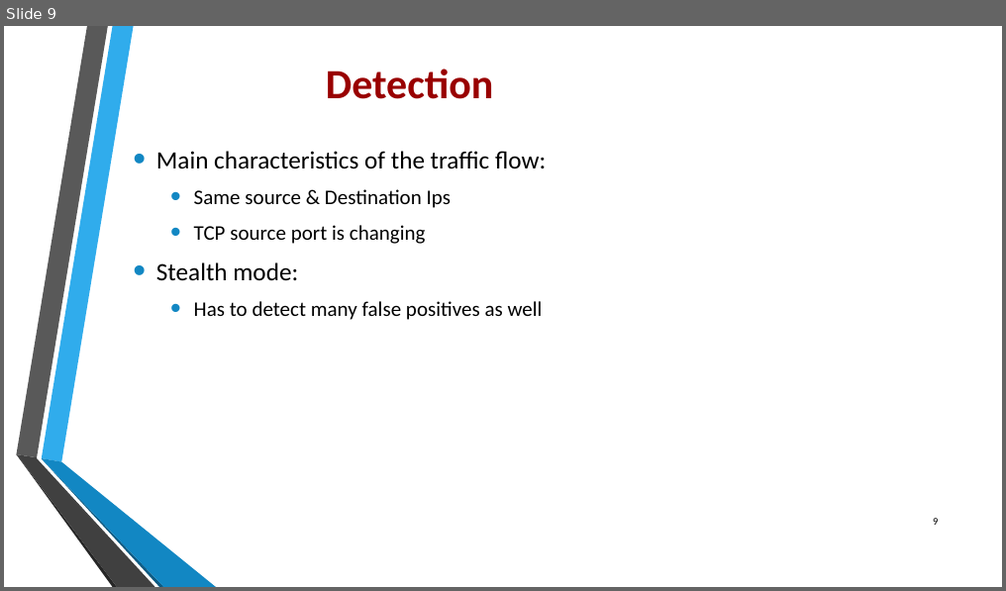
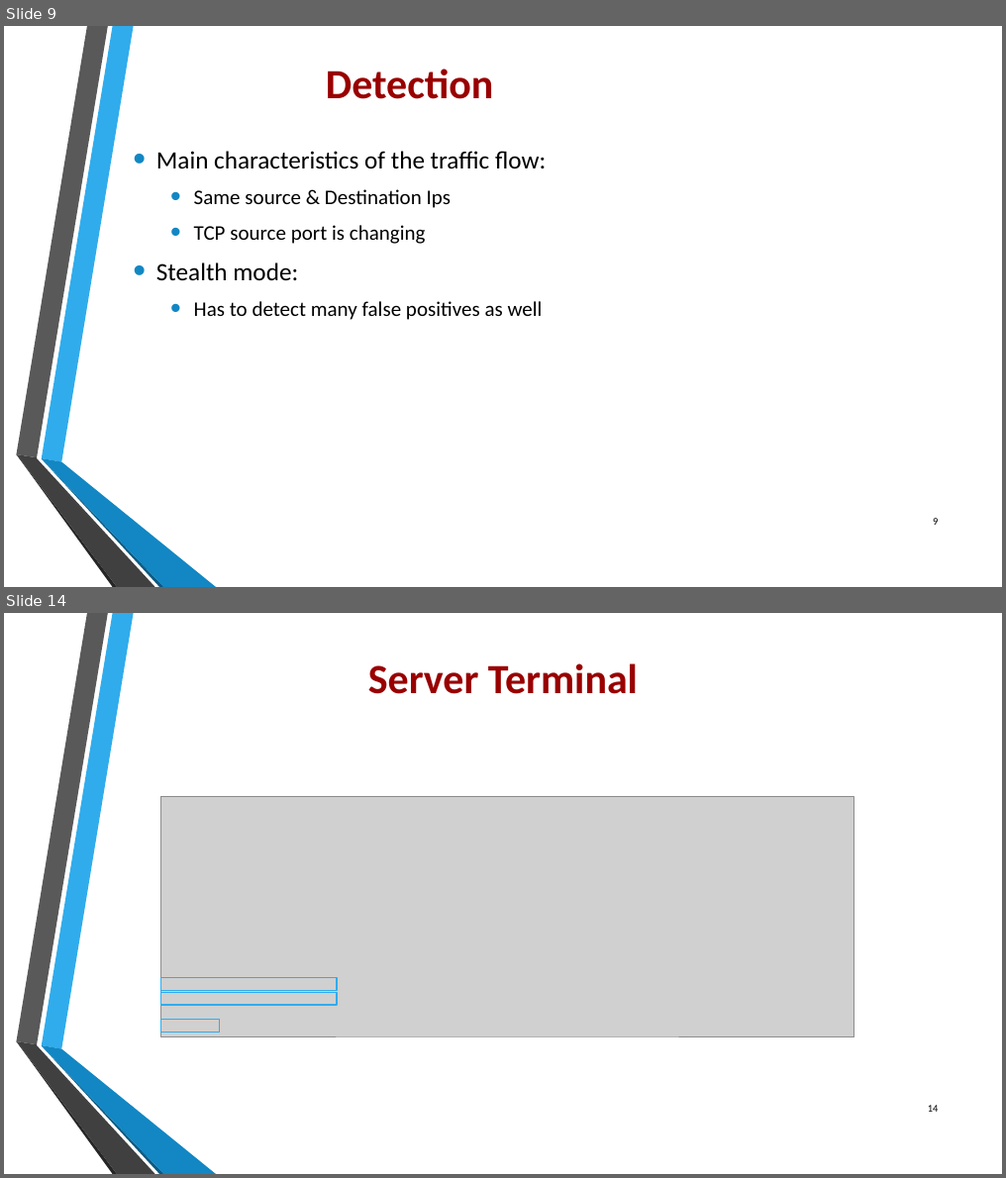
Before and after one commit to jacobnunno/TCP-Data-Exfiltration, a slide deck: Exfiltration_TCP_SourcePort.pptx. Shown one above the other, each under a label of ours: slide 9 before the commit, slides 9 and 14 after it; the slides between them are not shown. The pictures are 1006x591 and 1006x1178 pixels, drawn with LibreOffice and Linux fonts; fonts in the diff are those of the drawing; grey boxes stand for pictures; background and template pictures are left out. Boxes give left, top, right and bottom in pixels: in the first picture for what was removed or moved away, otherwise in the second. Text is boxed around its words. In the diff, an @@ line names an element or a change of style, - is before the commit and + after.

```diff
--- a/Exfiltration_TCP_SourcePort.pptx
+++ b/Exfiltration_TCP_SourcePort.pptx
@@ slide 14 added at bbox=[4, 613, 1002, 1174], background picture (left out); not listed: 6 template elements that a slide beside it also shows @@
@@ text added at bbox=[368, 663, 638, 694], 40 pt, text #990000, bold @@
+Server Terminal
@@ picture added at bbox=[160, 797, 853, 1037] @@
@@ rectangle added at bbox=[160, 978, 337, 991], outline #30ACEC 1.25 pt @@
@@ rectangle added at bbox=[160, 992, 337, 1005], outline #30ACEC 1.25 pt @@
@@ rectangle added at bbox=[160, 1020, 219, 1032], outline #30ACEC 1.25 pt @@
@@ page number added at bbox=[928, 1105, 939, 1112], 10 pt, text #000000 @@
+14
```
Also in this commit, not shown: 1 slide changed, 6 other slides added, 1 slide removed.
